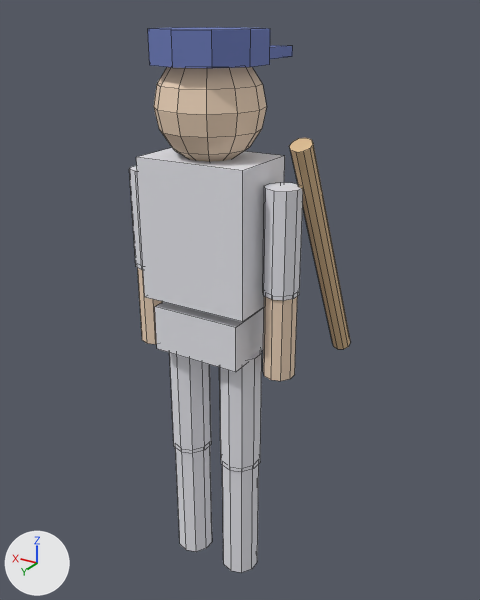
One commit to the Blender file assets-src/player.blend: the scene before it, then after it.
One viewpoint serves both versions: a 50 mm lens placed at (-1.075, 1.627, 1.901), pointed at (-0.034, -0.109, 1.033). Every picture has the same lights, and +X, +Y and +Z are marked at lower left. The picture after the commit comes second. Mesh edges are drawn as thin lines.

Names of what the first picture shows: 'PlayerBody'.
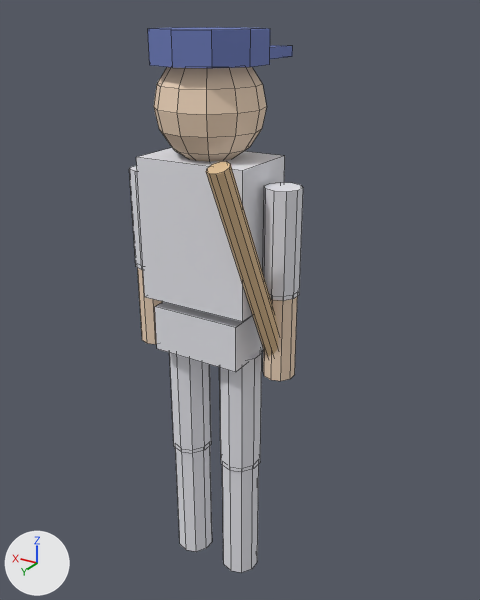
Boxes [x1, y1, x2, y2] around the edits, measured in the pictures (480 x 600 px; the box of a moved part takes in the faces that stretch with it):
'PlayerBody', reshaped (21% narrower)
    before: [129, 27, 350, 573]
    after: [129, 27, 303, 573]
part 1 of me_cube, moved or reshaped
    before: [290, 138, 350, 349]
    after: [206, 162, 278, 357]

The change, as a diff of the scene's bpy script:
```diff
--- a/assets-src/player.blend.py
+++ b/assets-src/player.blend.py
@@ me_cube @@
 # used by ob_playerbody; location = (0.0, 0.0, 0.975)
-me_cube.from_pydata(...)  # 310 vertices, 234 faces; spans x -0.33..0.29, y -0.39..0.17, z -0.94..0.89
+me_cube.from_pydata(...)  # 310 vertices, 234 faces; spans x -0.29..0.29, y -0.25..0.27, z -0.94..0.89
+# me_cube part 1: the loose piece of 20 vertices spanning x -0.33..-0.27, y -0.39..0.05, z -0.15..0.62 is multiplied about its middle by the matrix ((-0.827, -0.132, 0.148), (0.198, -0.552, 0.616), (0.0, 0.633, 0.567)), then moved by (0.09, 0.28, 0.01)
 me_cube.materials.append(mat_jerseybody)
```
